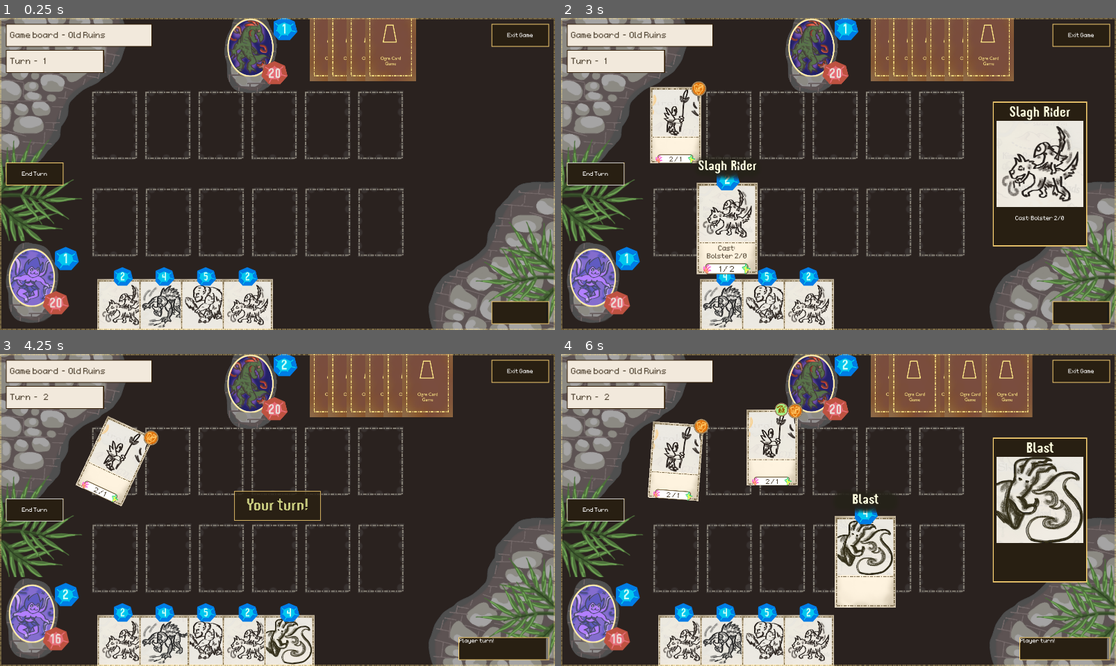
Above: before the commit, frames 1-4 (two rows, left to right).
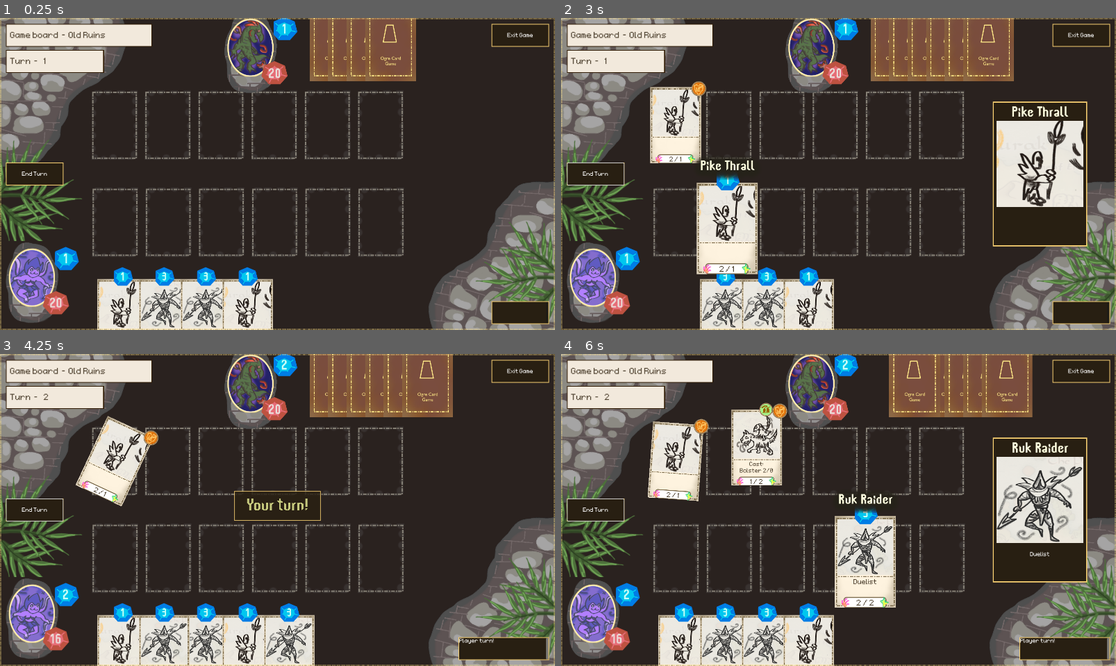
Above: after the commit, the same moments.

Repository: OttoElomaa/Godot-4-Ogre-Card-Game
Game: Godot game, scene res://GameScenes/main.tscn
Same seed, same stepped clock (60 frames per second), same inputs: the game is played once before the commit and once after it.
Inputs (mouse positions are in pixels of both pictures, inside the frame that each line leads up to):
- Up to frame 1 (0.25 s): no input
- Up to frame 2 (3 s): click (594, 174) at 0.5 s; click (594, 174) at 1.25 s; click (594, 174) at 2 s; drag from (683, 317) to (816, 49) at 2.77 s
- Up to frame 3 (4.25 s): drag from (166, 653) to (255, 385) at 3.52 s
- Up to frame 4 (6 s): move the mouse to (766, 653) at 4.27 s; click (766, 653) at 4.42 s; drag from (810, 653) to (894, 378) at 5.02 s; tap Enter at 5.75 s; drag from (849, 653) to (894, 378) at 5.77 s

The runs differ from the first frame. In frame 1, 2.1% of the frame differs, in the area x 17-49%, y 81-100%; in frame 2, 4.7%; in frame 3, 2.7%; in frame 4, 9.3%, in the area x 17-95%, y 0-100%.

Commit message:
Minor: Enemy will now trade if its card doesn't have lethal but can sunder player creature

Diff:
--- a/GameScenes/battle_system.gd
+++ b/GameScenes/battle_system.gd
@@ -195,12 +195,14 @@
 func handleEnemyAttackPlayer(attackCard: Card):
 
 	var c = attackCard
-
-	#### PLAYER HAS BLOCKERS, FIND KILLABLE BLOCKER
 	var blockers:Array = cardsManager.getPlayerBlockers()
 	var target:Card = null
+
+	#### PLAYER HAS BLOCKERS, FIND KILLABLE BLOCKER
 	for other in blockers:
-		if c.checkHasLethal(other):
+		if c.checkHasLethal(other): #### HAS LETHAL DAMAGE -> Attack
+			target = other
+		elif c.hasSunder:			#### CAN SUNDER -> Attack
 			target = other
 
 	#### TARGET FOUND, ATTACK TARGET CARD
--- a/GameScenes/card_loader.gd
+++ b/GameScenes/card_loader.gd
@@ -27,8 +27,8 @@
 
 	for i in range(10):
 		cards.append(createCard("res://Cards/Creatures/Cr-SlaghRider.tscn"))
-	for i in range(20):
-		cards.append(createCard("res://Cards/Creatures/Sp-Blast.tscn"))
+	for i in range(10):
+		cards.append(createCard("res://Cards/Rituals/Sp-Blast.tscn"))
 
 	prints("created cards: ", cards)
 	for c:Card in cards:
Renamed: Cards/Creatures/Sp-Blast.tscn -> Cards/Rituals/Sp-Blast.tscn
